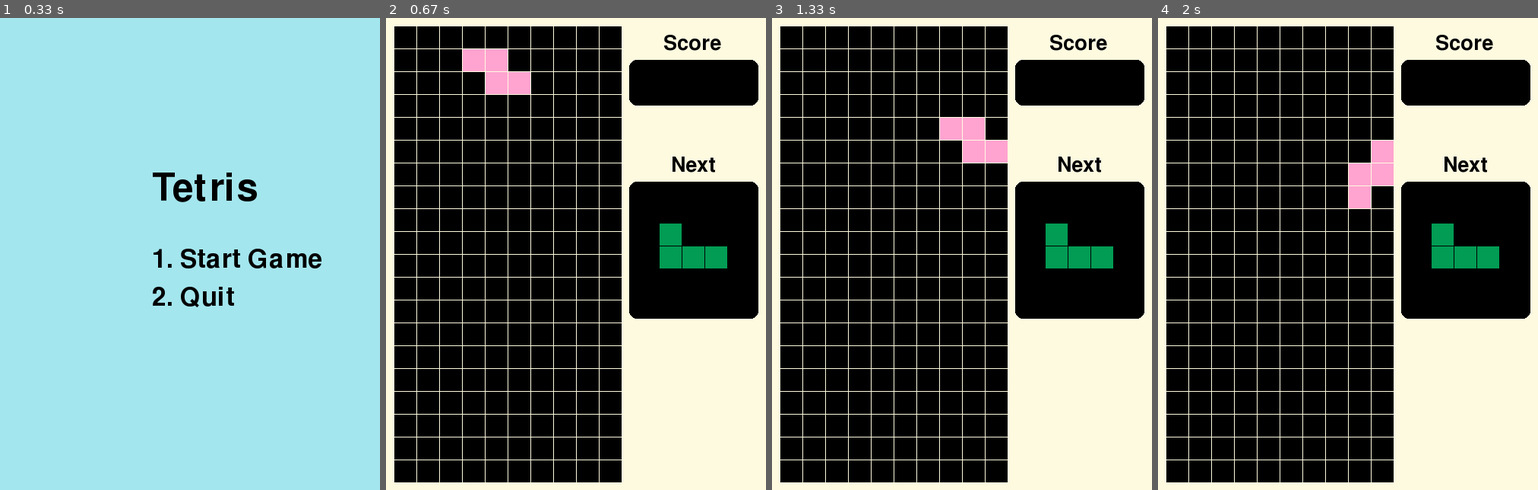
Above: before the commit, frames 1-4 (left to right).
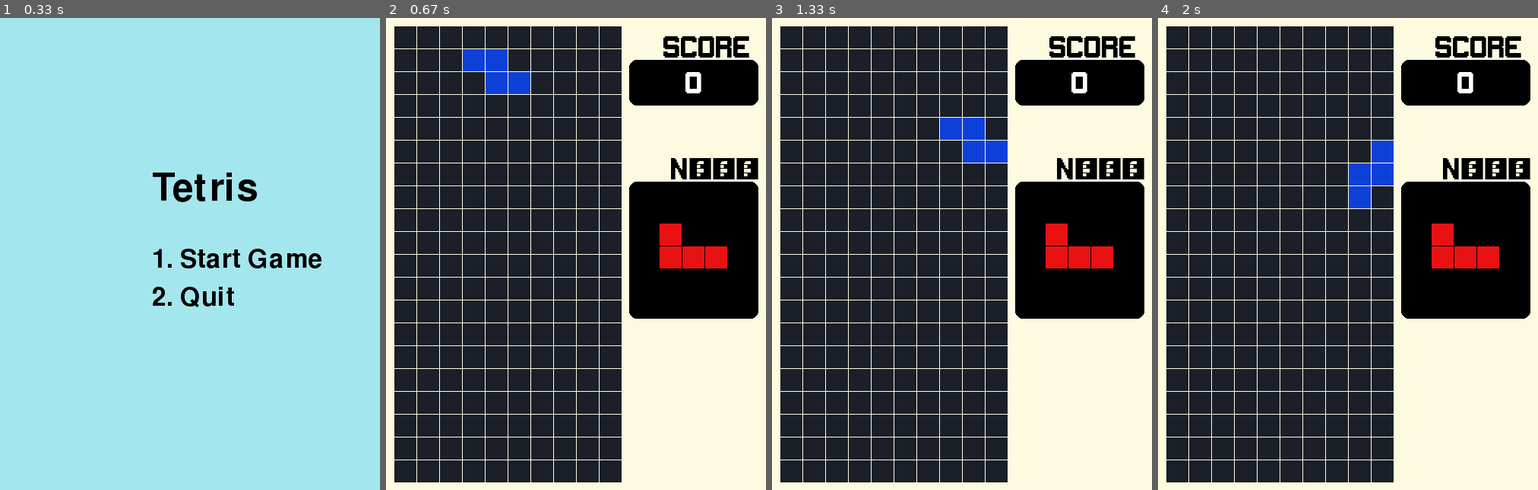
Above: after the commit, the same moments.

Repository: SohShiWei/scufftris
Game: pygame game, started from Python-Tetris-Game-Pygame-main/main.py
Two runs of this game, one before a commit and one after it. Both use one fixed random seed, a clock stepped at 60 frames per second and the inputs below.
Inputs:
- Up to frame 1 (0.33 s): no input
- Up to frame 2 (0.67 s): tap 1 at 0.33 s
- Up to frame 3 (1.33 s): hold Right 0.67-1.13 s; hold Up from 1.17 s (still down); tap Space at 1.23 s
- Up to frame 4 (2 s): release Up at 1.47 s; hold Right 1.5-1.97 s; tap Space at 1.57, 1.87 s

Frame 1 is identical in both runs. In frame 2, 57% of the frame differs, in the area x 2-98%, y 1-99%; in frame 3, 57%; in frame 4, 57%.

Commit message:
Add files via upload

Diff:
--- a/Python-Tetris-Game-Pygame-main/block.py
+++ b/Python-Tetris-Game-Pygame-main/block.py
@@ -1,4 +1,4 @@
-from settings import *
+from colors import Colors
 import pygame
 from position import Position
 
@@ -11,7 +11,7 @@
         self.row_offset = 0  # Vertical offset for positioning the block in the grid
         self.column_offset = 0  # Horizontal offset for positioning the block in the grid
         self.rotation_state = 0  # Current rotation state of the block
-        self.colors = colors.get_cell_colors()  # Get the colors for the block from the colors class
+        self.colors = Colors.get_cell_colors()  # Get the colors for the block from the Colors class
 
     def move(self, rows, columns):
         # Move the block by a specified number of rows and columns.
--- a/Python-Tetris-Game-Pygame-main/colors.py
+++ b/Python-Tetris-Game-Pygame-main/colors.py
@@ -1,16 +1,16 @@
 class Colors:
-# Colours
-    CREAM = (254, 250, 224)
-    LIGHT_CREAM = (254, 252, 235)
-    GREEN = (2, 156, 84)
-    ORANGE = (245, 91, 27)
-    BLUE = (163, 230, 238)
-    PURPLE = (217, 199, 249)
-    YELLOW = (249, 251, 83)
-    PINK = (255, 164, 208)
-    GREY = (225, 225, 225)
-    BLACK = (0, 0, 0)
-    WHITE = (255, 255, 255)
-    @classmethod
-    def get_cell_colors(cls):
-        return [cls.CREAM, cls.LIGHT_CREAM, cls.GREEN, cls.ORANGE, cls.BLUE, cls.PURPLE, cls.YELLOW, cls.PINK,cls.GREY,cls.BLACK,cls.WHITE]
+	dark_grey = (26, 31, 40)
+	green = (47, 230, 23)
+	red = (232, 18, 18)
+	orange = (226, 116, 17)
+	yellow = (237, 234, 4)
+	purple = (166, 0, 247)
+	cyan = (21, 204, 209)
+	blue = (13, 64, 216)
+	white = (255, 255, 255)
+	dark_blue = (44, 44, 127)
+	light_blue = (59, 85, 162)
+
+	@classmethod
+	def get_cell_colors(cls):
+		return [cls.dark_grey, cls.green, cls.red, cls.orange, cls.yellow, cls.purple, cls.cyan, cls.blue]
--- a/Python-Tetris-Game-Pygame-main/game.py
+++ b/Python-Tetris-Game-Pygame-main/game.py
@@ -11,7 +11,6 @@
         self.blocks = [IBlock(), JBlock(), LBlock(), OBlock(), SBlock(), TBlock(), ZBlock()]
         self.current_block = self.get_random_block()  # The block currently falling
         self.next_block = self.get_random_block()  # The block to appear after the current one
-        self.hold_block = 0
         self.game_over = False  # A flag to track if the game is over
         self.score = 0  # Keeps track of the player's score
 
--- a/Python-Tetris-Game-Pygame-main/grid.py
+++ b/Python-Tetris-Game-Pygame-main/grid.py
@@ -1,5 +1,5 @@
 import pygame
-from settings import *
+from colors import Colors
 
 class Grid:
     def __init__(self):
@@ -9,8 +9,8 @@
         self.cell_size = 30
         # Create a 2D list representing the grid, initialized with 0 (empty cells).
         self.grid = [[0 for j in range(self.num_cols)] for i in range(self.num_rows)]
-        # Get the colors for the cells from an external colors class.
-        self.colors = colors.get_cell_colors()
+        # Get the colors for the cells from an external Colors class.
+        self.colors = Colors.get_cell_colors()
 
     def print_grid(self):
         # Prints the current state of the grid to the console for debugging.
@@ -74,4 +74,4 @@
                 cell_rect = pygame.Rect(column * self.cell_size + 11, row * self.cell_size + 11,
                                         self.cell_size - 1, self.cell_size - 1)
                 # Draw the rectangle on the screen with the appropriate color
-                pygame.draw.rect(screen, colors.BLACK, cell_rect)
+                pygame.draw.rect(screen, self.colors[cell_value], cell_rect)
--- a/Python-Tetris-Game-Pygame-main/main.py
+++ b/Python-Tetris-Game-Pygame-main/main.py
@@ -5,11 +5,11 @@
 pygame.init()  # Initialize the pygame module
 
 # Fonts and text surfaces for rendering on the screen
-title_font = pygame.font.Font(None, 40)  # Font for titles (e.g., "Score", "Next")
-menu_font = pygame.font.Font(None, 30)  # Font for the pause menu
+title_font = pygame.font.Font(FONT_PATH, 30)  # Font for titles (e.g., "Score", "Next")
+menu_font = pygame.font.Font(FONT_PATH, 30)  # Font for the pause menu
 
 # Render static text surfaces for "Score", "Next", and "GAME OVER"
-score_surface = title_font.render("Score", True, colors.BLACK)
+score_surface = title_font.render("SCORE", True, colors.BLACK)
 next_surface = title_font.render("Next", True, colors.BLACK)
 game_over_surface = title_font.render("GAME OVER", True, colors.BLACK)
 
@@ -157,7 +157,7 @@
                 move_down_timer = current_time
 
         # Drawing the game state
-        score_value_surface = title_font.render(str(game.score), True, colors.BLACK)  # Render current score
+        score_value_surface = title_font.render(str(game.score), True, colors.WHITE)  # Render current score
 
         screen.fill(colors.CREAM)  # Clear the screen with the background color
         screen.blit(score_surface, (365, 20, 50, 50))  # Draw the "Score" title
--- /dev/null
+++ b/Python-Tetris-Game-Pygame-main/menu.py
@@ -0,0 +1,51 @@
+from colors import Colors
+import pygame
+from position import Position
+from settings import *
+
+class menu:
+    def pause_menu():
+        # Fonts and text surfaces for rendering on the screen
+        menu_font = pygame.font.Font(None, 30)  # Font for the pause menu
+        screen = pygame.display.set_mode((500, 620))
+        # Function to display the pause menu
+        screen.fill(Colors.dark_blue)  # Fill the screen with dark blue background
+
+        # Render pause menu options (Resume, Quit, Speed adjustment)
+        resume_surface = menu_font.render("Resume", True, Colors.white)
+        quit_surface = menu_font.render("Quit", True, Colors.white)
+        #drop down speed
+        speed_surface = menu_font.render(f"Speed: {speed}", True, Colors.white)
+        decrease_speed_surface = menu_font.render("slower", True, Colors.white)
+        increase_speed_surface = menu_font.render("faster", True, Colors.white)
+        #block moving speed
+        move_surface = menu_font.render(f"Movement: {move_delay}", True, Colors.white)
+        decrease_move_surface = menu_font.render("slower", True, Colors.white)
+        increase_move_surface = menu_font.render("faster", True, Colors.white)
+
+        # Position the menu options
+        resume_rect = resume_surface.get_rect(center=(250, 200))
+        quit_rect = quit_surface.get_rect(center=(250, 250))
+        #drop down speed
+        speed_rect = speed_surface.get_rect(center=(250, 300))
+        decrease_speed_rect = decrease_speed_surface.get_rect(center=(300, 350))
+        increase_speed_rect = increase_speed_surface.get_rect(center=(200, 350))
+        #block moving speed
+        move_rect = speed_surface.get_rect(center=(225, 400))
+        decrease_move_rect = decrease_speed_surface.get_rect(center=(300, 450))
+        increase_move_rect = increase_speed_surface.get_rect(center=(200, 450))
+
+        # Display the menu options on the screen
+        screen.blit(resume_surface, resume_rect)
+        screen.blit(quit_surface, quit_rect)
+        screen.blit(speed_surface, speed_rect)
+        screen.blit(decrease_speed_surface, decrease_speed_rect)
+        screen.blit(increase_speed_surface, increase_speed_rect)
+        screen.blit(move_surface, move_rect )
+        screen.blit(decrease_move_surface, decrease_move_rect)
+        screen.blit(increase_move_surface, increase_move_rect)
+
+        pygame.display.update()  # Update the display to show the pause menu
+
+        # Return the rects for menu items to detect clicks
+        return resume_rect, quit_rect, speed_rect, increase_speed_rect, decrease_speed_rect, move_rect, increase_move_rect, decrease_move_rect
Binary file added: Python-Tetris-Game-Pygame-main/Fonts/GAMEPLAY-1987.ttf
Binary file added: Python-Tetris-Game-Pygame-main/Fonts/game-sans-serif-7.regular.ttf
